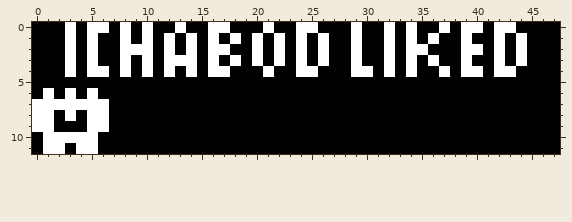
Pixel-art file: art/lobby/ghost-1-accept.ase. The picture above was drawn from the file before the commit.
48x12 pixels, 1 frame.
Now the later version:
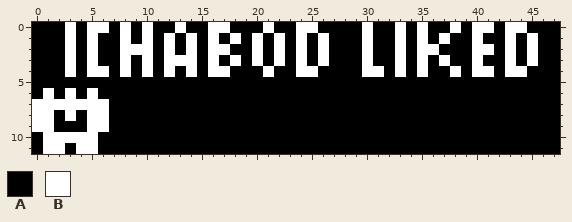
Palette (. is transparent): A #000000  B #ffffff
Change:
@@ x 27..47 @@
- 0 AABAABABAABABBABBAAAA
- 1 AABAABABABAABAABABAAA
- 2 AABAABABBAAABBABABAAA
- 3 AABAABABABAABAABABAAA
- 4 AABBABABAABABBABBAAAA
+ 0 AAABAABABAABABBABBAAA
+ 1 AAABAABABABAABAABABAA
+ 2 AAABAABABBAAABBABABAA
+ 3 AAABAABABABAABAABABAA
+ 4 AAABBABABAABABBABBAAA
  5 AAAAAAAAAAAAAAAAAAAAA
